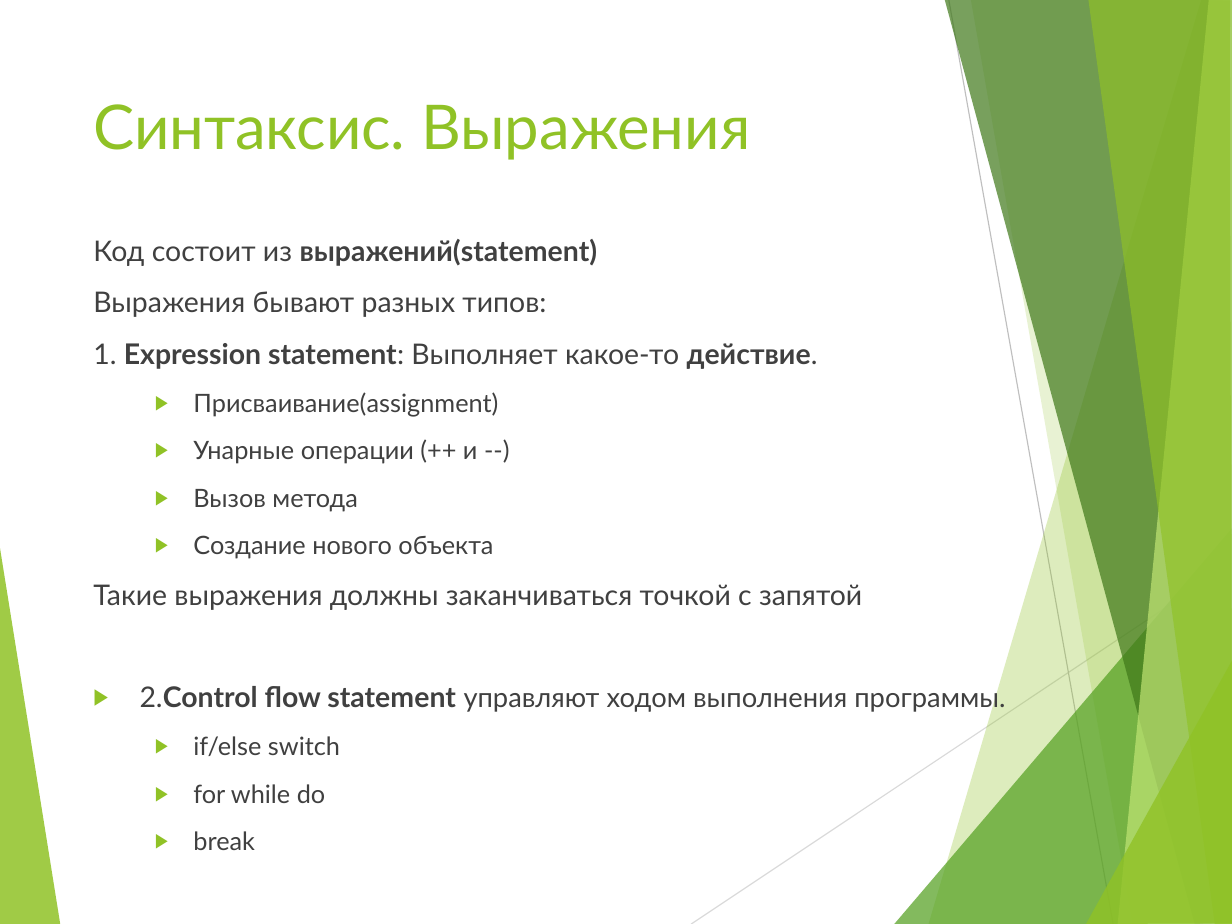
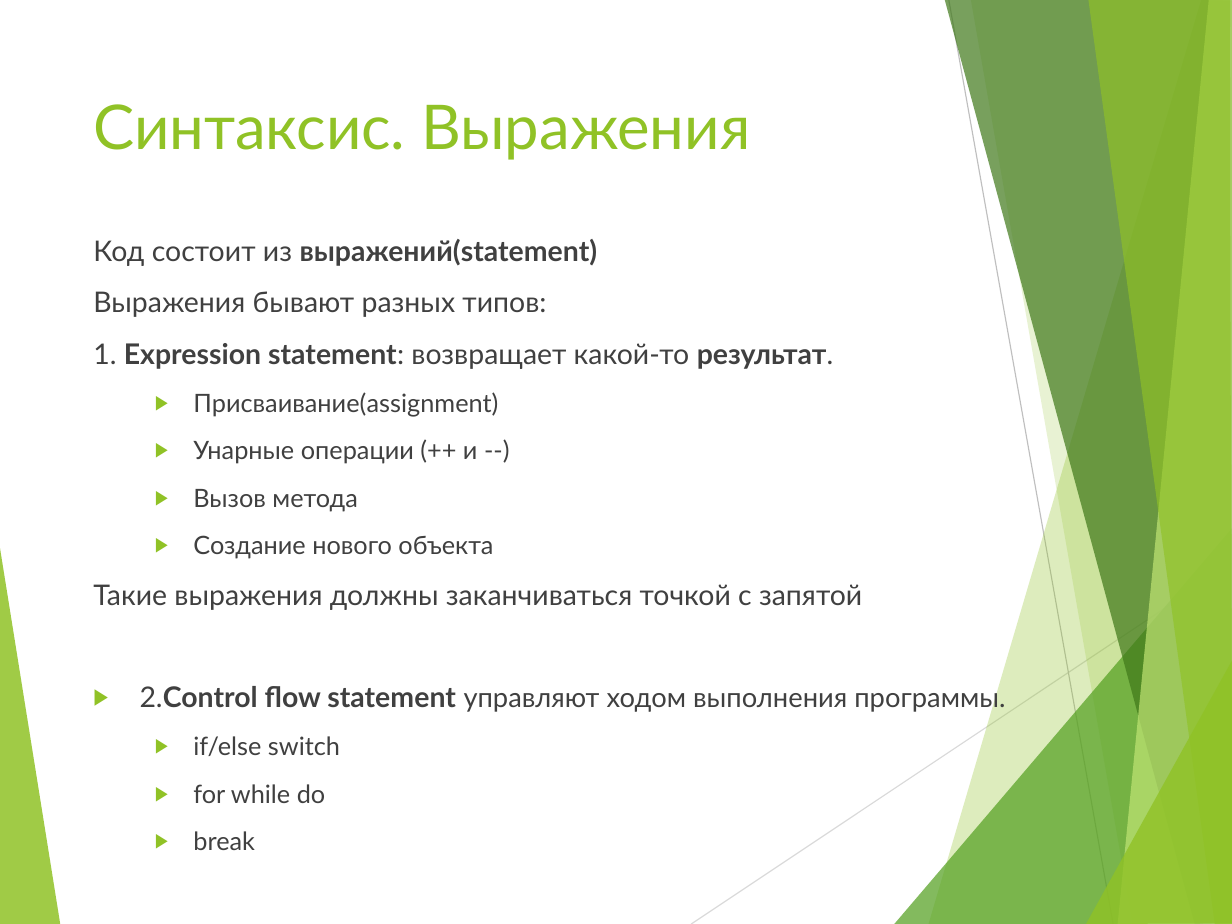
Before and after one commit to gladorange/orion_java_2021, a slide deck: slide 51 of _LECTIONS/1/1.pptx. Drawn at 1232x924 pixels with LibreOffice and Linux fonts; fonts in the diff are those of the drawing. Boxes give left, top, right and bottom in pixels: in the first picture for what was removed or moved away, otherwise in the second. Text is boxed around its words. In the diff, an @@ line names an element or a change of style, - is before the commit and + after.

```diff
--- a/_LECTIONS/1/1.pptx
+++ b/_LECTIONS/1/1.pptx
@@ text at [93, 343, 833, 369]: text changed @@
-1. Expression statement: Выполняет какое-то действие.
+1. Expression statement: возвращает какой-то результат.
```
Also in this commit, not shown: 2 other slides changed, 13 other files.
